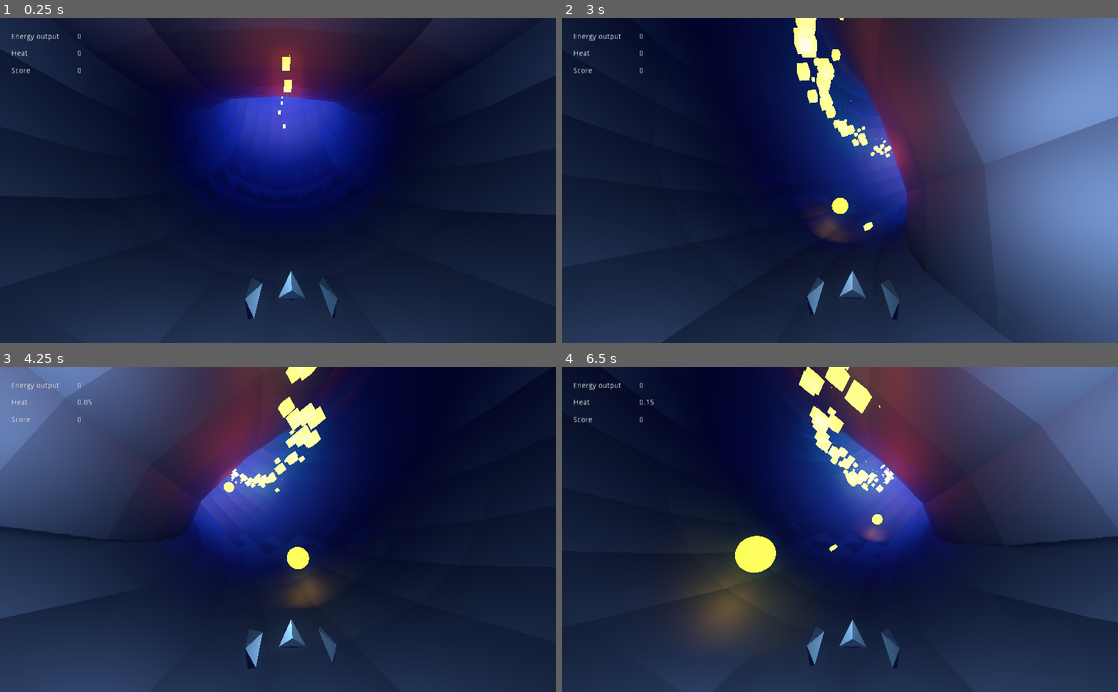
Above: before the commit, frames 1-4 (two rows, left to right).
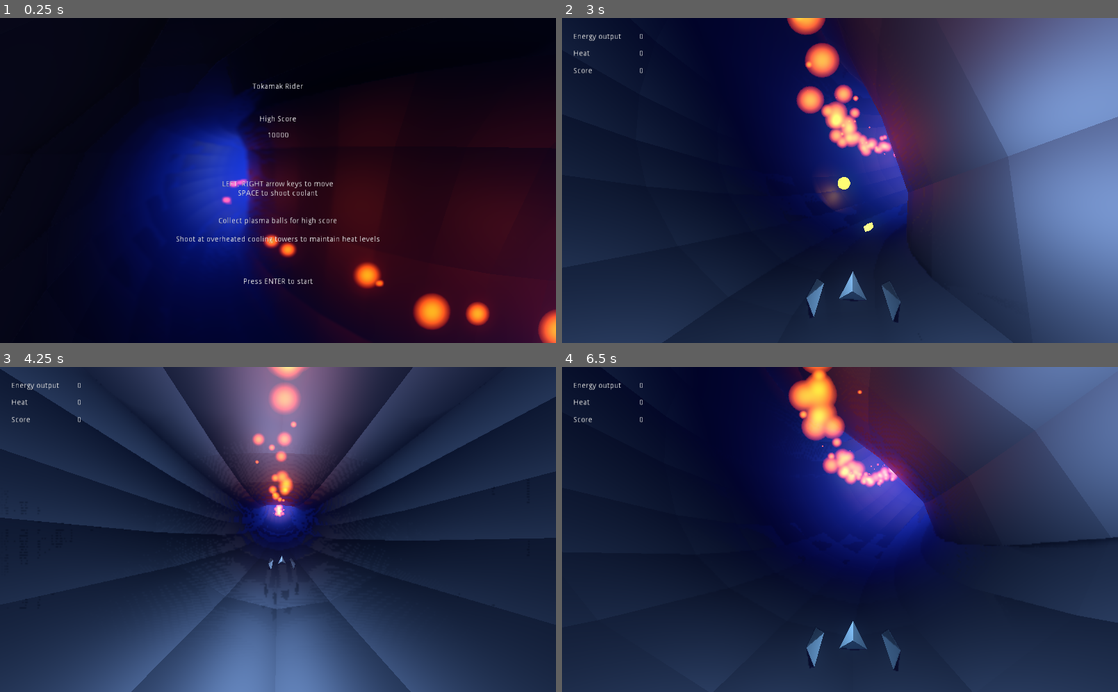
Above: after the commit, the same moments.

Repository: bluepandion/go-godotjam-2
Game: Godot game, scene res://scene/main.tscn
Two runs of this game, one before a commit and one after it. Both use one fixed random seed, a clock stepped at 60 frames per second and the inputs below.
Inputs:
- Up to frame 1 (0.25 s): no input
- Up to frame 2 (3 s): tap Enter (ui_accept) at 0.5, 1.35, 1.52, 1.82 s; hold Right (ui_right) 0.53-1.28 s; hold Enter (ui_accept) 0.53-1.28 s; tap Space (ui_select) at 0.6, 1.55, 2.1, 2.85 s; hold Left (ui_left) 1.28-2.03 s; hold Enter (ui_accept) 2.03-2.78 s; hold Right (ui_right) from 2.03 s (still down)
- Up to frame 3 (4.25 s): tap Enter (ui_accept) at 3.02, 3.32 s; release Right (ui_right) at 3.53 s; hold Left (ui_left) from 3.53 s (still down); hold Enter (ui_accept) from 3.53 s (still down); tap Escape (ui_escape, bound only after the commit) at 4.15 s
- Up to frame 4 (6.5 s): release Enter (ui_accept) at 4.28 s; tap Space (ui_select) at 4.35, 5.1, 6.05 s; tap Enter (ui_accept) at 4.52, 4.82, 5.85, 6.02, 6.32 s; hold Enter (ui_accept) 5.03-5.78 s; release Left (ui_left) at 5.78 s; hold Right (ui_right) from 5.78 s (still down)

The runs differ from the first frame. In frame 1, 88% of the frame differs, in the area x 0-100%, y 0-100%; in frame 2, 4.8%; in frame 3, 55%; in frame 4, 11%.

Commit message:
Add main menu and game over stuff

Diff:
--- /dev/null
+++ b/material/plasma_ring.tres
@@ -0,0 +1,22 @@
+[gd_resource type="SpatialMaterial" load_steps=2 format=2]
+
+[ext_resource path="res://texture/sprite_glow.png" type="Texture" id=1]
+
+[resource]
+flags_transparent = true
+flags_vertex_lighting = true
+flags_do_not_receive_shadows = true
+params_blend_mode = 1
+params_depth_draw_mode = 2
+params_point_size = 18.8
+params_billboard_mode = 3
+particles_anim_h_frames = 1
+particles_anim_v_frames = 1
+particles_anim_loop = false
+albedo_color = Color( 1, 0.760784, 0.247059, 1 )
+albedo_texture = ExtResource( 1 )
+emission_enabled = true
+emission = Color( 1, 0.282353, 0, 1 )
+emission_energy = 5.51
+emission_operator = 0
+emission_on_uv2 = false
--- /dev/null
+++ b/particles/plasma_ring_particles.tres
@@ -0,0 +1,39 @@
+[gd_resource type="ParticlesMaterial" load_steps=5 format=2]
+
+[sub_resource type="Gradient" id=12]
+offsets = PoolRealArray( 0, 0.0771605, 0.33642, 0.608025, 0.996914, 1 )
+colors = PoolColorArray( 0, 0, 0, 1, 1, 1, 1, 1, 0.974484, 0.814318, 0.555021, 1, 0.947754, 0.0888519, 0.0888519, 1, 0, 0, 0, 1, 1, 1, 1, 1 )
+
+[sub_resource type="GradientTexture" id=13]
+gradient = SubResource( 12 )
+width = 128
+
+[sub_resource type="Curve" id=10]
+_data = [ Vector2( 0, 0 ), 0.0, 11.4983, 0, 0, Vector2( 0.142857, 0.944318 ), 0.425207, 0.425207, 0, 0, Vector2( 0.708455, 0.517045 ), -2.01765, -2.01765, 0, 0, Vector2( 0.988338, 0.0170454 ), 0.0742423, 0.0, 0, 0 ]
+
+[sub_resource type="CurveTexture" id=11]
+width = 128
+curve = SubResource( 10 )
+
+[resource]
+lifetime_randomness = 0.3
+emission_shape = 5
+emission_ring_radius = 37.0
+emission_ring_inner_radius = 36.0
+emission_ring_height = 1.0
+emission_ring_axis = Vector3( 0, 1, 0 )
+spread = 180.0
+gravity = Vector3( 0, 0, 0 )
+initial_velocity = 2.0
+initial_velocity_random = 0.5
+angular_velocity = 103.42
+radial_accel = -1.1
+radial_accel_random = 0.49
+tangential_accel = 4.42
+angle = 350.1
+angle_random = 0.38
+scale = 3.0
+scale_random = 0.83
+scale_curve = SubResource( 11 )
+color_ramp = SubResource( 13 )
+hue_variation = 0.1
--- a/project.godot
+++ b/project.godot
@@ -46,6 +46,21 @@
 
 GameState="*res://singleton/game_state.gd"
 
+[input]
+
+ui_accept={
+"deadzone": 0.5,
+"events": [ Object(InputEventKey,"resource_local_to_scene":false,"resource_name":"","device":0,"alt":false,"shift":false,"control":false,"meta":false,"command":false,"pressed":false,"scancode":16777221,"physical_scancode":0,"unicode":0,"echo":false,"script":null)
+, Object(InputEventKey,"resource_local_to_scene":false,"resource_name":"","device":0,"alt":false,"shift":false,"control":false,"meta":false,"command":false,"pressed":false,"scancode":16777222,"physical_scancode":0,"unicode":0,"echo":false,"script":null)
+, Object(InputEventJoypadButton,"resource_local_to_scene":false,"resource_name":"","device":0,"button_index":0,"pressure":0.0,"pressed":false,"script":null)
+ ]
+}
+ui_escape={
+"deadzone": 0.5,
+"events": [ Object(InputEventKey,"resource_local_to_scene":false,"resource_name":"","device":0,"alt":false,"shift":false,"control":false,"meta":false,"command":false,"pressed":false,"scancode":16777217,"physical_scancode":0,"unicode":0,"echo":false,"script":null)
+ ]
+}
+
 [physics]
 
 common/enable_pause_aware_picking=true
--- a/scene/main.tscn
+++ b/scene/main.tscn
@@ -1,12 +1,9 @@
 [gd_scene load_steps=3 format=2]
 
 [ext_resource path="res://scene/torus.tscn" type="PackedScene" id=1]
-[ext_resource path="res://scene/player_setup.tscn" type="PackedScene" id=2]
+[ext_resource path="res://script/main.gd" type="Script" id=3]
 
 [node name="Main" type="Spatial"]
+script = ExtResource( 3 )
 
 [node name="ReactorScene" parent="." instance=ExtResource( 1 )]
-
-[node name="PlayerSetup" parent="." instance=ExtResource( 2 )]
-
-[node name="MainMenu" type="Spatial" parent="."]
--- /dev/null
+++ b/scene/main_menu.tscn
@@ -0,0 +1,91 @@
+[gd_scene load_steps=3 format=2]
+
+[ext_resource path="res://script/main_menu.gd" type="Script" id=2]
+
+[sub_resource type="Environment" id=1]
+background_mode = 1
+background_color = Color( 0.121569, 0.121569, 0.215686, 1 )
+fog_enabled = true
+fog_color = Color( 0.0980392, 0.239216, 1, 1 )
+fog_depth_begin = 0.0
+fog_depth_curve = 2.54912
+ss_reflections_enabled = true
+ssao_enabled = true
+dof_blur_far_enabled = true
+dof_blur_far_quality = 2
+glow_enabled = true
+glow_intensity = 0.71
+glow_strength = 1.09
+glow_bloom = 0.38
+glow_hdr_threshold = 1.71
+glow_hdr_scale = 1.83
+glow_bicubic_upscale = true
+glow_high_quality = true
+
+[node name="MainMenu" type="Spatial"]
+script = ExtResource( 2 )
+
+[node name="CanvasLayer" type="CanvasLayer" parent="."]
+layer = 2
+
+[node name="Control" type="Control" parent="CanvasLayer"]
+anchor_right = 1.0
+anchor_bottom = 1.0
+__meta__ = {
+"_edit_use_anchors_": false
+}
+
+[node name="Label" type="Label" parent="CanvasLayer/Control"]
+anchor_top = 0.2
+anchor_right = 1.0
+anchor_bottom = 0.2
+text = "Tokamak Rider"
+align = 1
+
+[node name="Label3" type="Label" parent="CanvasLayer/Control"]
+anchor_top = 0.3
+anchor_right = 1.0
+anchor_bottom = 0.3
+text = "High Score"
+align = 1
+
+[node name="HighScore" type="Label" parent="CanvasLayer/Control"]
+anchor_top = 0.3
+anchor_right = 1.0
+anchor_bottom = 0.3
+margin_top = 30.0
+text = "10000"
+align = 1
+
+[node name="Label4" type="Label" parent="CanvasLayer/Control"]
+anchor_top = 0.5
+anchor_right = 1.0
+anchor_bottom = 0.5
+margin_bottom = 14.0
+text = "LEFT, RIGHT arrow keys to move
+SPACE to shoot coolant
+
+
+Collect plasma balls for high score
+
+Shoot at overheated cooling towers to maintain heat levels"
+align = 1
+__meta__ = {
+"_edit_use_anchors_": false
+}
+
+[node name="Label2" type="Label" parent="CanvasLayer/Control"]
+anchor_top = 0.8
+anchor_right = 1.0
+anchor_bottom = 0.8
+text = "Press ENTER to start"
+align = 1
+
+[node name="CameraPos" type="Spatial" parent="."]
+transform = Transform( -0.489736, -0.12628, 0.862678, 0.03832, 0.985382, 0.165995, -0.871028, 0.114352, -0.477737, 47.5657, 8.927, 0.451233 )
+
+[node name="Camera" type="Camera" parent="CameraPos"]
+transform = Transform( 1, 3.72529e-09, 0, 0, 1, 0, 0, 7.45058e-09, 1, 0, 0, 0 )
+environment = SubResource( 1 )
+current = true
+fov = 100.0
--- a/scene/player_setup.tscn
+++ b/scene/player_setup.tscn
@@ -8,6 +8,7 @@
 [ext_resource path="res://scene/spawner.tscn" type="PackedScene" id=6]
 [ext_resource path="res://script/catch_area.gd" type="Script" id=7]
 [ext_resource path="res://script/hud.gd" type="Script" id=8]
+[ext_resource path="res://script/player_camera.gd" type="Script" id=9]
 
 [sub_resource type="Curve3D" id=1]
 _data = {
@@ -49,6 +50,7 @@
 transform = Transform( 1, -9.31323e-09, 0, 2.51457e-08, 1, 4.47035e-08, 2.23517e-08, 0, 1, -0.503376, 5.42902, 6.34097 )
 current = true
 fov = 90.9
+script = ExtResource( 9 )
 
 [node name="PlayerPos" type="Position3D" parent="Path/PathFollow"]
 transform = Transform( -0.0165568, 0.0071038, 0.99984, -0.52792, -0.849291, -0.00270792, 0.849143, -0.527885, 0.017812, 0, 0, 0 )
@@ -98,7 +100,7 @@
 shape = SubResource( 13 )
 
 [node name="Spawner" parent="." instance=ExtResource( 6 )]
-transform = Transform( 0.275822, 0, -0.961209, 0, 1, 0, 0.961209, 0, 0.275822, 0, 0, 0 )
+transform = Transform( 0.126389, 0, -0.991981, 0, 1, 0, 0.991981, 0, 0.126389, 0, 0, 0 )
 rotator = NodePath("../Rotator")
 
 [node name="Hud" type="CanvasLayer" parent="."]
@@ -171,3 +173,25 @@
 __meta__ = {
 "_edit_use_anchors_": false
 }
+
+[node name="GameOver" type="Control" parent="Hud"]
+visible = false
+anchor_right = 1.0
+anchor_bottom = 1.0
+__meta__ = {
+"_edit_use_anchors_": false
+}
+
+[node name="Label" type="Label" parent="Hud/GameOver"]
+anchor_top = 0.4
+anchor_right = 1.0
+anchor_bottom = 0.6
+text = "GAME OVER
+
+Press ESC to continue
+"
+align = 1
+valign = 1
+__meta__ = {
+"_edit_use_anchors_": false
+}
--- a/scene/torus.tscn
+++ b/scene/torus.tscn
@@ -1,7 +1,9 @@
-[gd_scene load_steps=13 format=2]
+[gd_scene load_steps=11 format=2]
 
+[ext_resource path="res://particles/plasma_ring_particles.tres" type="Material" id=1]
 [ext_resource path="res://gltf/reactor.obj" type="ArrayMesh" id=2]
 [ext_resource path="res://script/rotator.gd" type="Script" id=3]
+[ext_resource path="res://material/plasma_ring.tres" type="Material" id=4]
 [ext_resource path="res://script/plasma.gd" type="Script" id=6]
 [ext_resource path="res://scene/pillar_column.tscn" type="PackedScene" id=7]
 
@@ -36,47 +38,8 @@
 ao_on_uv2 = false
 ao_texture_channel = 0
 
-[sub_resource type="Curve" id=10]
-_data = [ Vector2( 0, 0 ), 0.0, 11.4983, 0, 0, Vector2( 0.142857, 0.944318 ), 0.425207, 0.425207, 0, 0, Vector2( 0.708455, 0.517045 ), -2.01765, -2.01765, 0, 0, Vector2( 0.988338, 0.0170454 ), 0.0742423, 0.0, 0, 0 ]
-
-[sub_resource type="CurveTexture" id=11]
-width = 128
-curve = SubResource( 10 )
-
-[sub_resource type="ParticlesMaterial" id=7]
-lifetime_randomness = 0.3
-emission_shape = 5
-emission_ring_radius = 37.0
-emission_ring_inner_radius = 36.0
-emission_ring_height = 1.0
-emission_ring_axis = Vector3( 0, 1, 0 )
-spread = 180.0
-gravity = Vector3( 0, 0, 0 )
-initial_velocity = 2.0
-initial_velocity_random = 0.5
-angular_velocity = 103.42
-radial_accel = -1.1
-radial_accel_random = 0.49
-tangential_accel = 4.42
-angle = 350.1
-angle_random = 0.38
-scale = 2.0
-scale_random = 0.83
-scale_curve = SubResource( 11 )
-hue_variation = 0.1
-
-[sub_resource type="SpatialMaterial" id=9]
-flags_transparent = true
-params_blend_mode = 1
-emission_enabled = true
-emission = Color( 1, 0.4, 0, 1 )
-emission_energy = 7.56
-emission_operator = 0
-emission_on_uv2 = false
-
-[sub_resource type="CubeMesh" id=8]
-material = SubResource( 9 )
-size = Vector3( 0.5, 0.5, 0.5 )
+[sub_resource type="QuadMesh" id=7]
+material = ExtResource( 4 )
 
 [node name="ReactorScene" type="Spatial"]
 
@@ -103,8 +66,8 @@
 amount = 512
 lifetime = 1.85
 visibility_aabb = AABB( -60, -15, -60, 120, 30, 120 )
-process_material = SubResource( 7 )
-draw_pass_1 = SubResource( 8 )
+process_material = ExtResource( 1 )
+draw_pass_1 = SubResource( 7 )
 script = ExtResource( 6 )
 
 [node name="Pillars" type="Spatial" parent="Playfield/Rotator"]
--- a/script/hud.gd
+++ b/script/hud.gd
@@ -2,7 +2,11 @@
 
 func _init():
 	assert( GameState.connect("hud_updated", self, "_hud_updated") == OK )
+	assert( GameState.connect("game_over", self, "_game_over") == OK )
 
 func _hud_updated():
 	$Score.text = str(GameState.score)
 	$Heat.text = str(GameState.heat)
+
+func _game_over():
+	$GameOver.visible = true
--- a/script/look_at.gd
+++ b/script/look_at.gd
@@ -20,7 +20,7 @@
 	target = t
 	_target = get_node_or_null(t)
 	if _target:
-		print(_target)
+		#print(_target)
 		set_process(true)
 	else:
 		set_process(false)
--- /dev/null
+++ b/script/main.gd
@@ -0,0 +1,21 @@
+extends Spatial
+
+const player_setup = preload("res://scene/player_setup.tscn")
+const main_menu = preload("res://scene/main_menu.tscn")
+
+var game
+var mainmenu
+var gameover
+
+func _ready():
+	assert( GameState.connect("game_started", self, "_game_started") == OK )
+	assert( GameState.connect("main_menu", self, "_main_menu") == OK )
+	GameState.main_menu()
+
+func _main_menu():
+	mainmenu = main_menu.instance()
+	add_child(mainmenu)
+
+func _game_started():
+	game = player_setup.instance()
+	add_child(game)
--- /dev/null
+++ b/script/main_menu.gd
@@ -0,0 +1,10 @@
+extends Spatial
+
+func _ready():
+	set_process(true)
+	$CanvasLayer/Control/HighScore.text = str(GameState.high_score)
+
+func _process(_delta):
+	if Input.is_action_pressed("ui_accept"):
+		queue_free()
+		GameState.start_game()
--- a/script/plasma.gd
+++ b/script/plasma.gd
@@ -6,7 +6,7 @@
 
 func _process(_delta):
 	process_material.emission_ring_height = 1.0 + GameState.heat * 16.0
-	process_material.scale = 2 + GameState.heat * 4.0
+	process_material.scale = 3 + GameState.heat * 4.0
 	if GameState.speed == 0:
 		process_material.scale = 14
 		lifetime = 0.5
--- a/script/plasma_ball.gd
+++ b/script/plasma_ball.gd
@@ -4,7 +4,7 @@
 onready var shape = $CollisionShape
 
 var distance = 12
-var drop_speed = 2
+var drop_speed = 1.5
 var speed = 1
 var _origin: Vector3
 var angle: float
--- /dev/null
+++ b/script/player_camera.gd
@@ -0,0 +1,17 @@
+extends Camera
+
+const start_fov = 60
+const target_fov = 90
+
+var duration = 0.5
+var time = duration
+
+func _ready():
+	set_process(true)
+
+func _process(delta):
+	time -= delta
+	if time < 0:
+		time = 0
+		set_process(false)
+	fov = target_fov + lerp(0, start_fov, time / duration)
--- a/script/player_setup.gd
+++ b/script/player_setup.gd
@@ -16,15 +16,18 @@
 	var mul = clamp(GameState.speed * 0.5, 1.0, 8.0)
 	pathfollow.unit_offset = clamp(pathfollow.unit_offset + _speed.x * delta * mul, 0, 1)
 	_speed.x = lerp(_speed.x, 0, delta * 40 * mul)
-	if 	Input.is_action_pressed("ui_left"):
-		#_speed.x = -1
-		_speed.x = lerp(_speed.x, -1, delta * 80 * mul)
-	if 	Input.is_action_pressed("ui_right"):
-		#_speed.x = 1
-		_speed.x = lerp(_speed.x, 1, delta * 80 * mul)
-	if Input.is_action_just_pressed("ui_accept"):
-		shoot()
-
+	if GameState.speed > 0:
+		if 	Input.is_action_pressed("ui_left"):
+			#_speed.x = -1
+			_speed.x = lerp(_speed.x, -1, delta * 80 * mul)
+		if 	Input.is_action_pressed("ui_right"):
+			#_speed.x = 1
+			_speed.x = lerp(_speed.x, 1, delta * 80 * mul)
+		if Input.is_action_just_pressed("ui_select"):
+			shoot()
+	if Input.is_action_pressed("ui_escape"):
+		queue_free()
+		GameState.main_menu()
 
 func shoot():
 	var b = bullet.instance()
--- a/script/spawner.gd
+++ b/script/spawner.gd
@@ -16,7 +16,7 @@
 
 var spread = PI/4
 var interval = 1.0
-var time = 1.0
+var time = 1.5
 var _base_transform
 var _rotator
 
--- a/script/to-do.gd
+++ b/script/to-do.gd
@@ -10,31 +10,31 @@
 # [#] Energy -> Rotation speed progression
 # [#] Score
 # [#] Heat
-# [ ] Energy
+# [#] Energy
 
 # [X] Spawner
 
 # [X] Plasma ball
 # [ ] Plasma ball destroy FX
 # [ ] Plasma ball damage FX
-# [ ] Overheat FX
+# [#] Overheat FX
 
 # [ ]
 # [ ]
 
 # [ ]
 # [ ] Game Over
-# [ ] Pause
-# [ ] Main menu
-# [ ] Start
-# [ ] Instructions
+
+# [#] Main menu
+# [#] Start
+# [#] Instructions
 # [ ]
 # [ ] Sounds
 # [ ] Music
 # [ ]
 # [ ] Logo
-# [ ] Player ship
+# [#] Player ship
 # [ ] Player destroy FX
 # [ ] Player camera sway
 # [ ]
-# [ ] Plasma ring FX and progression
+# [#] Plasma ring FX and progression
--- a/singleton/game_state.gd
+++ b/singleton/game_state.gd
@@ -7,16 +7,33 @@
 signal speed_changed
 signal score_changed
 signal hud_updated
+signal game_started
+signal game_over
+signal main_menu
 
 var score: int = 0
 var heat: float = 0
 var energy: float = 0
 var speed: float = 1.0
 var speed_step: float = 1.0
+var high_score = 10000
 
 const SPEED_STEPPER = 0.95
 const SPEED_INCREASE = 0.075
 const HEAT_INCREASE = 0.05
+
+func main_menu():
+	speed = 0.25
+	heat = 0
+	emit_signal("main_menu")
+
+func start_game():
+	speed = 1.0
+	score = 0
+	heat = 0
+	energy = 0
+	emit_signal("game_started")
+	emit_signal("hud_updated")
 
 func collect_plasma():
 	print("Plasma Collected")
@@ -38,3 +55,6 @@
 	emit_signal("hud_updated")
 	if heat >= 1.0:
 		speed = 0
+		emit_signal("game_over")
+		if high_score < score:
+			high_score = score
Not shown: 1 places in scene/player_setup.tscn that only renumber resources
Binary file added: texture/sprite_glow.png
Not shown, added: texture/sprite_glow.png.import
